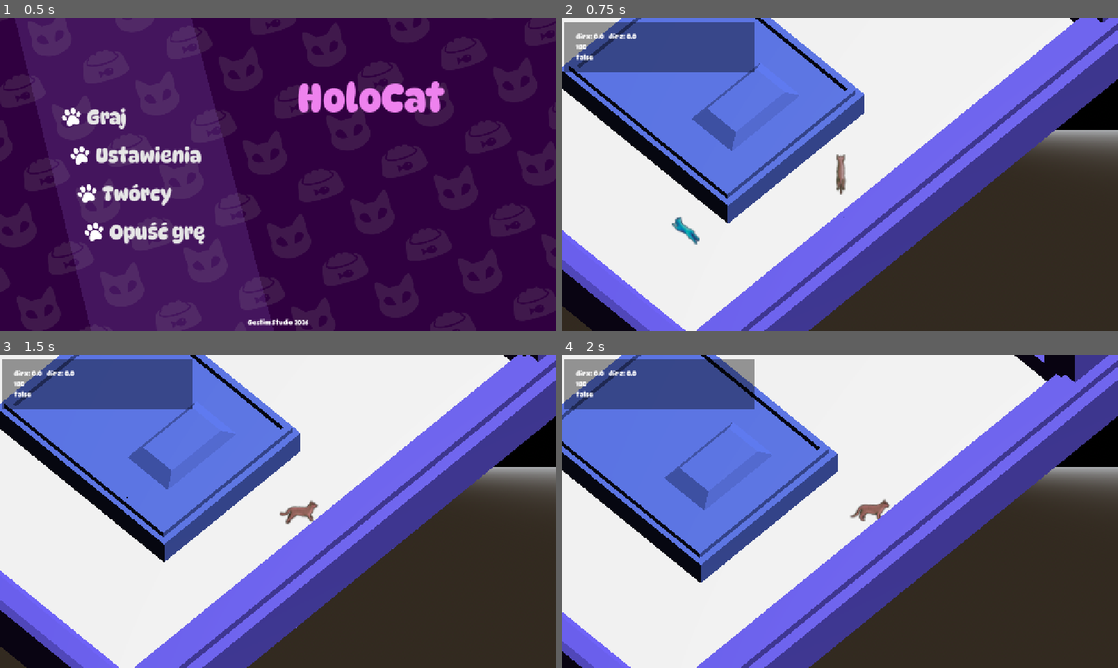
Above: before the commit, frames 1-4 (two rows, left to right).
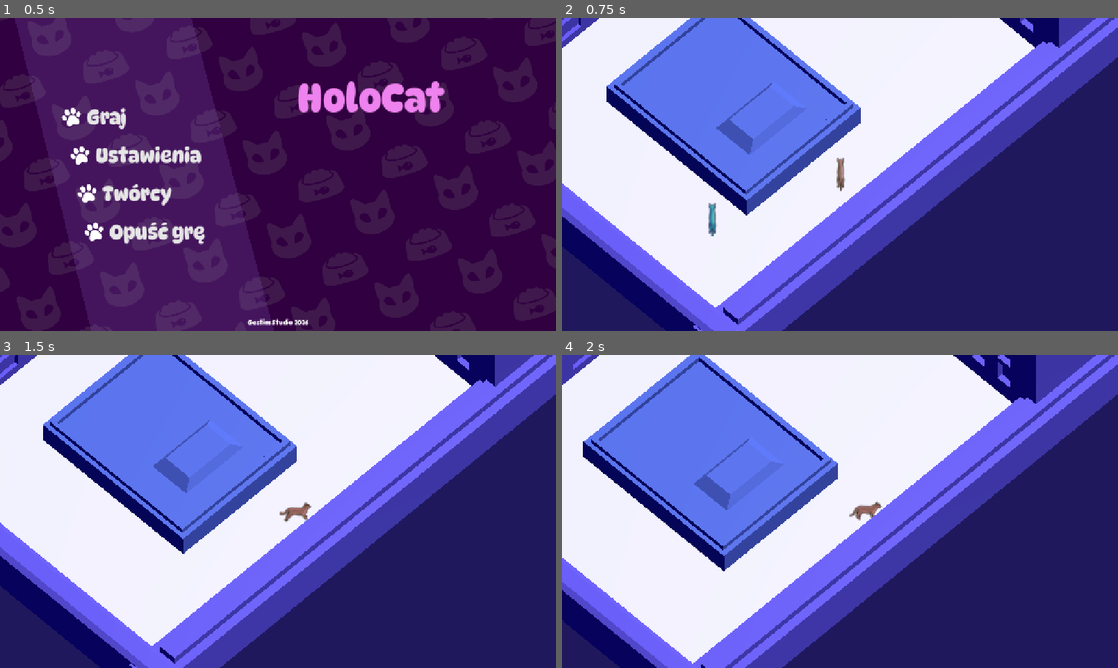
Above: after the commit, the same moments.

Repository: WeronikaKowalkowska/dnsgamejam
Game: Godot game, scene res://scenes/menu.tscn
Same seed, same stepped clock (60 frames per second), same inputs: the game is played once before the commit and once after it.
Inputs (mouse positions are in pixels of both pictures, inside the frame that each line leads up to):
- Up to frame 1 (0.5 s): no input
- Up to frame 2 (0.75 s): click "Graj" at 0.5 s
- Up to frame 3 (1.5 s): tap Enter (ui_accept) at 1.25 s; move the mouse to (400, 495) at 1.27 s; hold D (move_right) from 1.28 s (still down); tap E at 1.35 s; click (400, 495) at 1.42 s
- Up to frame 4 (2 s): keep holding D (move_right); tap Enter (ui_accept) at 1.52 s

Frame 1 is identical in both runs. In frame 2, 55% of the frame differs, in the area x 0-100%, y 0-100%; in frame 3, 54%; in frame 4, 53%.

Commit message:
Fixed dog animations

Diff:
--- a/assets/animal/Agent_dog.tscn
+++ b/assets/animal/Agent_dog.tscn
@@ -1,6 +1,250 @@
 [gd_scene format=3 uid="uid://buo81e5n6vmcr"]
 
 [ext_resource type="Script" uid="uid://b5fbihhn6isju" path="res://assets/scripts/agent_dog.gd" id="1_nnpdd"]
+[ext_resource type="Texture2D" uid="uid://bvvm6wrny18r5" path="res://assets/sprites/dog/dash/Warstwa_1e.png" id="2_n2imt"]
+[ext_resource type="Texture2D" uid="uid://b54tuufyv0ne2" path="res://assets/sprites/dog/dash/Klatka_2e.png" id="3_hirx1"]
+[ext_resource type="Texture2D" uid="uid://b064ygyithj1t" path="res://assets/sprites/dog/dash/Klatka_3e.png" id="4_e8kr7"]
+[ext_resource type="Texture2D" uid="uid://duamo70qxgyam" path="res://assets/sprites/dog/dash/Klatka_4e.png" id="5_dwhpr"]
+[ext_resource type="Texture2D" uid="uid://cc8s1dwqdygs8" path="res://assets/sprites/dog/dash/Warstwa_1n.png" id="6_hs533"]
+[ext_resource type="Texture2D" uid="uid://bmt48rbh7sioh" path="res://assets/sprites/dog/dash/Klatka_2n.png" id="7_u1661"]
+[ext_resource type="Texture2D" uid="uid://btao0o5i2irrt" path="res://assets/sprites/dog/dash/Klatka_3n.png" id="8_vtupl"]
+[ext_resource type="Texture2D" uid="uid://dxsuu2l0esh3n" path="res://assets/sprites/dog/dash/Klatka_4n.png" id="9_xl5yt"]
+[ext_resource type="Texture2D" uid="uid://dacf7brqwbys1" path="res://assets/sprites/dog/dash/Warstwa_1ne.png" id="10_yu3hk"]
+[ext_resource type="Texture2D" uid="uid://do4ipr685doso" path="res://assets/sprites/dog/dash/Klatka_2ne.png" id="11_3d06y"]
+[ext_resource type="Texture2D" uid="uid://b85jb33aaj5o1" path="res://assets/sprites/dog/dash/Klatka_3ne.png" id="12_au7pw"]
+[ext_resource type="Texture2D" uid="uid://cr2dy5nncl5rl" path="res://assets/sprites/dog/dash/Klatka_4ne.png" id="13_egh7g"]
+[ext_resource type="Texture2D" uid="uid://bml0hlerb1j44" path="res://assets/sprites/dog/dash/Warstwa_1nw.png" id="14_6wdrw"]
+[ext_resource type="Texture2D" uid="uid://m4af5cswxfml" path="res://assets/sprites/dog/dash/Klatka_2nw.png" id="15_5ghoy"]
+[ext_resource type="Texture2D" uid="uid://cysntjfv4upxq" path="res://assets/sprites/dog/dash/Klatka_3nw.png" id="16_n585b"]
+[ext_resource type="Texture2D" uid="uid://bfxkg0530sy3t" path="res://assets/sprites/dog/dash/Klatka_4nw.png" id="17_rssy8"]
+[ext_resource type="Texture2D" uid="uid://bdihv651rbinq" path="res://assets/sprites/dog/dash/Warstwa_1s.png" id="18_et2a8"]
+[ext_resource type="Texture2D" uid="uid://cwm4kcoxvjigm" path="res://assets/sprites/dog/dash/Klatka_2s.png" id="19_lqvh2"]
+[ext_resource type="Texture2D" uid="uid://d2yperfdgkmtl" path="res://assets/sprites/dog/dash/Wstawiono_obrazs.png" id="20_ie3m6"]
+[ext_resource type="Texture2D" uid="uid://lgi2r0wklrj5" path="res://assets/sprites/dog/dash/Klatka_3s.png" id="21_ttht0"]
+[ext_resource type="Texture2D" uid="uid://cei2l1bihc23d" path="res://assets/sprites/dog/dash/Warstwa_1se.png" id="22_6wdrw"]
+[ext_resource type="Texture2D" uid="uid://c7a1bh14p4ypp" path="res://assets/sprites/dog/dash/Klatka_2se.png" id="23_5ghoy"]
+[ext_resource type="Texture2D" uid="uid://cm0ja748p6wvd" path="res://assets/sprites/dog/dash/se.png" id="24_n585b"]
+[ext_resource type="Texture2D" uid="uid://du43ni05lvx7u" path="res://assets/sprites/dog/dash/Klatka_3se.png" id="25_rssy8"]
+[ext_resource type="Texture2D" uid="uid://cc55ixg57nswb" path="res://assets/sprites/dog/dash/Warstwa_1sw.png" id="26_5vool"]
+[ext_resource type="Texture2D" uid="uid://ckevoxd3k4hd8" path="res://assets/sprites/dog/dash/Klatka_2sw.png" id="27_m5mw6"]
+[ext_resource type="Texture2D" uid="uid://jbcq17nuyork" path="res://assets/sprites/dog/dash/Klatka_4sw.png" id="28_i8sun"]
+[ext_resource type="Texture2D" uid="uid://bcc1e32tocse" path="res://assets/sprites/dog/dash/Klatka_3sw.png" id="29_w2vmv"]
+[ext_resource type="Texture2D" uid="uid://dbkfyrhvw7p40" path="res://assets/sprites/dog/dash/Warstwa_1w.png" id="30_d283h"]
+[ext_resource type="Texture2D" uid="uid://byjpn5bn2dlve" path="res://assets/sprites/dog/dash/Klatka_2w.png" id="31_1vckl"]
+[ext_resource type="Texture2D" uid="uid://bame6ywd7dys7" path="res://assets/sprites/dog/dash/Klatka_4w.png" id="32_n3nep"]
+[ext_resource type="Texture2D" uid="uid://iwj11gfbuicl" path="res://assets/sprites/dog/dash/Klatka_3w.png" id="33_oq3nw"]
+[ext_resource type="Texture2D" uid="uid://mn84p2gvgphv" path="res://assets/sprites/dog/idle/DogE.png" id="34_iq7hc"]
+[ext_resource type="Texture2D" uid="uid://4uw0dbykvcro" path="res://assets/sprites/dog/idle/DogN.png" id="35_7wy3v"]
+[ext_resource type="Texture2D" uid="uid://c37jlbqqrxx6c" path="res://assets/sprites/dog/idle/DogNE.png" id="36_vvivf"]
+[ext_resource type="Texture2D" uid="uid://b1407mk3amobu" path="res://assets/sprites/dog/idle/DogNW.png" id="37_wu08r"]
+[ext_resource type="Texture2D" uid="uid://d4gy2n8sqi02y" path="res://assets/sprites/dog/idle/DogS.png" id="38_fshkl"]
+[ext_resource type="Texture2D" uid="uid://dyakjryg4vayt" path="res://assets/sprites/dog/idle/DogSE.png" id="39_f6u3w"]
+[ext_resource type="Texture2D" uid="uid://qwt07a0bmdlg" path="res://assets/sprites/dog/idle/DogSW.png" id="40_o606w"]
+[ext_resource type="Texture2D" uid="uid://bj7h2n0fmeb4w" path="res://assets/sprites/dog/idle/DogW.png" id="41_birnh"]
+[ext_resource type="Script" uid="uid://7n1pa2boebmg" path="res://assets/animal/dog_sprite.gd" id="42_7wy3v"]
+
+[sub_resource type="SpriteFrames" id="SpriteFrames_nnpdd"]
+animations = [{
+"frames": [{
+"duration": 1.0,
+"texture": ExtResource("2_n2imt")
+}, {
+"duration": 1.0,
+"texture": ExtResource("3_hirx1")
+}, {
+"duration": 1.0,
+"texture": ExtResource("5_dwhpr")
+}, {
+"duration": 1.0,
+"texture": ExtResource("4_e8kr7")
+}],
+"loop": 1,
+"name": &"dash_e",
+"speed": 12.0
+}, {
+"frames": [{
+"duration": 1.0,
+"texture": ExtResource("6_hs533")
+}, {
+"duration": 1.0,
+"texture": ExtResource("7_u1661")
+}, {
+"duration": 1.0,
+"texture": ExtResource("8_vtupl")
+}, {
+"duration": 1.0,
+"texture": ExtResource("9_xl5yt")
+}],
+"loop": 1,
+"name": &"dash_n",
+"speed": 12.0
+}, {
+"frames": [{
+"duration": 1.0,
+"texture": ExtResource("10_yu3hk")
+}, {
+"duration": 1.0,
+"texture": ExtResource("11_3d06y")
+}, {
+"duration": 1.0,
+"texture": ExtResource("13_egh7g")
+}, {
+"duration": 1.0,
+"texture": ExtResource("12_au7pw")
+}],
+"loop": 1,
+"name": &"dash_ne",
+"speed": 12.0
+}, {
+"frames": [{
+"duration": 1.0,
+"texture": ExtResource("14_6wdrw")
+}, {
+"duration": 1.0,
+"texture": ExtResource("16_n585b")
+}, {
+"duration": 1.0,
+"texture": ExtResource("15_5ghoy")
+}, {
+"duration": 1.0,
+"texture": ExtResource("17_rssy8")
+}],
+"loop": 1,
+"name": &"dash_nw",
+"speed": 12.0
+}, {
+"frames": [{
+"duration": 1.0,
+"texture": ExtResource("18_et2a8")
+}, {
+"duration": 1.0,
+"texture": ExtResource("19_lqvh2")
+}, {
+"duration": 1.0,
+"texture": ExtResource("20_ie3m6")
+}, {
+"duration": 1.0,
+"texture": ExtResource("21_ttht0")
+}],
+"loop": 1,
+"name": &"dash_s",
+"speed": 12.0
+}, {
+"frames": [{
+"duration": 1.0,
+"texture": ExtResource("22_6wdrw")
+}, {
+"duration": 1.0,
+"texture": ExtResource("23_5ghoy")
+}, {
+"duration": 1.0,
+"texture": ExtResource("24_n585b")
+}, {
+"duration": 1.0,
+"texture": ExtResource("25_rssy8")
+}],
+"loop": 1,
+"name": &"dash_se",
+"speed": 12.0
+}, {
+"frames": [{
+"duration": 1.0,
+"texture": ExtResource("26_5vool")
+}, {
+"duration": 1.0,
+"texture": ExtResource("27_m5mw6")
+}, {
+"duration": 1.0,
+"texture": ExtResource("28_i8sun")
+}, {
+"duration": 1.0,
+"texture": ExtResource("29_w2vmv")
+}],
+"loop": 1,
+"name": &"dash_sw",
+"speed": 12.0
+}, {
+"frames": [{
+"duration": 1.0,
+"texture": ExtResource("30_d283h")
+}, {
+"duration": 1.0,
+"texture": ExtResource("31_1vckl")
+}, {
+"duration": 1.0,
+"texture": ExtResource("32_n3nep")
+}, {
+"duration": 1.0,
+"texture": ExtResource("33_oq3nw")
+}],
+"loop": 1,
+"name": &"dash_w",
+"speed": 12.0
+}, {
+"frames": [{
+"duration": 1.0,
+"texture": ExtResource("34_iq7hc")
+}],
+"loop": 1,
+"name": &"idle_e",
+"speed": 5.0
+}, {
+"frames": [{
+"duration": 1.0,
+"texture": ExtResource("35_7wy3v")
+}],
+"loop": 1,
+"name": &"idle_n",
+"speed": 5.0
+}, {
+"frames": [{
+"duration": 1.0,
+"texture": ExtResource("36_vvivf")
+}],
+"loop": 1,
+"name": &"idle_ne",
+"speed": 5.0
+}, {
+"frames": [{
+"duration": 1.0,
+"texture": ExtResource("37_wu08r")
+}],
+"loop": 1,
+"name": &"idle_nw",
+"speed": 5.0
+}, {
+"frames": [{
+"duration": 1.0,
+"texture": ExtResource("38_fshkl")
+}],
+"loop": 1,
+"name": &"idle_s",
+"speed": 5.0
+}, {
+"frames": [{
+"duration": 1.0,
+"texture": ExtResource("39_f6u3w")
+}],
+"loop": 1,
+"name": &"idle_se",
+"speed": 5.0
+}, {
+"frames": [{
+"duration": 1.0,
+"texture": ExtResource("40_o606w")
+}],
+"loop": 1,
+"name": &"idle_sw",
+"speed": 5.0
+}, {
+"frames": [{
+"duration": 1.0,
+"texture": ExtResource("41_birnh")
+}],
+"loop": 1,
+"name": &"idle_w",
+"speed": 5.0
+}]
 
 [sub_resource type="ShaderMaterial" id="ShaderMaterial_s6cs2"]
 
@@ -47,7 +291,15 @@
 [node name="CharacterBody3D" type="CharacterBody3D" unique_id=727850767]
 script = ExtResource("1_nnpdd")
 
+[node name="DogSprite" type="AnimatedSprite3D" parent="." unique_id=50610951]
+transform = Transform3D(1.25, 0, 0, 0, 1.25, 0, 0, 0, 1.25, 0, 0, 0)
+billboard = 1
+sprite_frames = SubResource("SpriteFrames_nnpdd")
+animation = &"idle_nw"
+script = ExtResource("42_7wy3v")
+
 [node name="MeshInstance3D" type="MeshInstance3D" parent="." unique_id=158913400]
+visible = false
 mesh = SubResource("CapsuleMesh_swaa2")
 
 [node name="MeshInstance3D" type="MeshInstance3D" parent="MeshInstance3D" unique_id=282892011]
--- /dev/null
+++ b/assets/animal/dog_sprite.gd
@@ -0,0 +1,36 @@
+extends AnimatedSprite3D
+
+var is_moving: bool = false
+var last_direction: float = 0.0
+var previous_position: Vector3
+
+func _ready() -> void:
+	previous_position = global_position
+
+func _physics_process(delta: float) -> void:
+	var current_speed: float = global_position.distance_to(previous_position) / delta
+	is_moving = current_speed > 0.01
+	previous_position = global_position
+
+	if is_moving:
+		last_direction = rad_to_deg(global_rotation.y)
+
+	var direction: float = last_direction
+	var animation_prefix: String = "dash_" if is_moving else "idle_"
+
+	if direction > -22.5 and direction <= 22.5:
+		play(animation_prefix + "ne")
+	elif direction > 22.5 and direction <= 67.5:
+		play(animation_prefix + "n")
+	elif direction > 67.5 and direction <= 112.5:
+		play(animation_prefix + "nw")
+	elif direction > 112.5 and direction <= 157.5:
+		play(animation_prefix + "w")
+	elif direction > 157.5 or direction <= -157.5:
+		play(animation_prefix + "sw")
+	elif direction > -157.5 and direction <= -112.5:
+		play(animation_prefix + "s")
+	elif direction > -112.5 and direction <= -67.5:
+		play(animation_prefix + "se")
+	elif direction > -67.5 and direction <= -22.5:
+		play(animation_prefix + "e")
--- a/assets/scripts/agent_dog.gd
+++ b/assets/scripts/agent_dog.gd
@@ -190,5 +190,6 @@
 		_on_velocity_computed(new_velocity)
 
 
+
 func _on_velocity_computed(safe_velocity: Vector3) -> void:
 	global_position = global_position.move_toward(global_position + safe_velocity, movement_delta)
--- a/scenes/main.gd
+++ b/scenes/main.gd
@@ -1,6 +1,25 @@
 extends Node3D
 
+@onready var micha_area: Area3D = $Micha/MichaArea
+const CATTY = preload('uid://c12njkgc8i5vr')
 
 # Called when the node enters the scene tree for the first time.
 func _ready() -> void:
 	Scenes.current_scene = "main"
+
+	play_gameplay_music()
+
+	micha_area.body_entered.connect(_on_body_entered)
+
+func _on_body_entered(body: Node3D) -> void:
+	if body is CharacterBody3D:
+		get_tree().call_deferred("change_scene_to_file", Scenes.MENU_FILE)
+
+func play_gameplay_music() -> void:
+	await get_tree().create_timer(1).timeout
+	Audio.current_music = CATTY
+	Audio.play_music()
+
+func _exit_tree() -> void:
+	Audio.current_music = null
+	Audio.stop_music()
--- a/scenes/main.tscn
+++ b/scenes/main.tscn
@@ -96,6 +96,7 @@
 [ext_resource type="Texture2D" uid="uid://cxa43swsowotc" path="res://assets/sprites/spectre_cat/dash/Klatka_2w.png" id="79_83607"]
 [ext_resource type="Texture2D" uid="uid://6onw3r3fa6yl" path="res://assets/sprites/spectre_cat/dash/Klatka_3w.png" id="80_vny5k"]
 [ext_resource type="Texture2D" uid="uid://d18t2j7ya21t" path="res://assets/sprites/spectre_cat/dash/Klatka_4w.png" id="81_8lcmr"]
+[ext_resource type="PackedScene" uid="uid://deqe8ykh2k5ii" path="res://assets/models/MichaZZarciem.fbx" id="97_673bd"]
 
 [sub_resource type="StyleBoxFlat" id="StyleBoxFlat_y6deb"]
 bg_color = Color(0, 0, 0, 0.49803922)
@@ -104,18 +105,9 @@
 corner_radius_bottom_right = 16
 corner_radius_bottom_left = 16
 
-[sub_resource type="ProceduralSkyMaterial" id="ProceduralSkyMaterial_sgp6g"]
-sky_horizon_color = Color(0.66224277, 0.6717428, 0.6867428, 1)
-sky_curve = 0.04019157
-sky_energy_multiplier = 0.0
-ground_horizon_color = Color(0.66224277, 0.6717428, 0.6867428, 1)
-
-[sub_resource type="Sky" id="Sky_0wfyh"]
-sky_material = SubResource("ProceduralSkyMaterial_sgp6g")
-
 [sub_resource type="Environment" id="Environment_0wfyh"]
-background_mode = 2
-sky = SubResource("Sky_0wfyh")
+background_mode = 1
+background_color = Color(0.12318372, 0.09510297, 0.365275, 1)
 
 [sub_resource type="WorldBoundaryShape3D" id="WorldBoundaryShape3D_15n48"]
 
@@ -558,6 +550,10 @@
 }
 point_count = 6
 
+[sub_resource type="CylinderShape3D" id="CylinderShape3D_gtd1r"]
+height = 0.24719238
+radius = 0.25
+
 [node name="Main" type="Node3D" unique_id=1048634786]
 script = ExtResource("1_jkv2x")
 
@@ -565,15 +561,10 @@
 script = ExtResource("1_choun")
 
 [node name="QuitPrompt" parent="GUI" unique_id=2141659490 instance=ExtResource("3_eb6dy")]
-
-[node name="ColorRect" type="ColorRect" parent="GUI" unique_id=805500418]
-offset_left = 6.0
-offset_top = 10.0
-offset_right = 442.0
-offset_bottom = 124.0
-color = Color(0, 0, 0, 0.39215687)
+visible = false
 
 [node name="Debug" type="MarginContainer" parent="GUI" unique_id=472331366]
+visible = false
 offset_right = 40.0
 offset_bottom = 40.0
 theme_override_constants/margin_left = 32
@@ -656,15 +647,15 @@
 shape = SubResource("WorldBoundaryShape3D_15n48")
 
 [node name="Camera3D" type="Camera3D" parent="." unique_id=1223964158]
-transform = Transform3D(0.7071068, -0.5770964, 0.40860707, 0, 0.5778576, 0.8161376, -0.7071068, -0.5770964, 0.40860707, 8.389073, 7.4877424, 7.2156544)
+transform = Transform3D(0.70710677, -0.5770964, 0.40860704, 0, 0.5778576, 0.8161376, -0.70710677, -0.5770964, 0.40860704, 8.389073, 7.4877424, 7.2156544)
 cull_mask = 1048567
 projection = 1
-size = 10.0
+size = 12.0
 script = ExtResource("5_jkv2x")
 
 [node name="KotCharacterBody3D" type="CharacterBody3D" parent="." unique_id=644475014 groups=["catAlive"]]
 transform = Transform3D(0.99999994, 0, 0, 0, 1, 0, 0, 0, 1, 9.03474, 0.5773463, 2.3115363)
-collision_layer = 5
+collision_layer = 2053
 collision_mask = 2
 axis_lock_linear_y = true
 script = ExtResource("2_choun")
@@ -679,7 +670,7 @@
 animation = &"dash_ne"
 
 [node name="KotDuchCharacterBody3D" type="CharacterBody3D" parent="." unique_id=933195050 groups=["catSpectre"]]
-transform = Transform3D(1, 0, 0, 0, 0.9999999, 0, 0, 0, 1.0000001, 7.0380735, 0.7234764, 7.261724)
+transform = Transform3D(1, 0, 0, 0, 0.9999999, 0, 0, 0, 1.0000001, 7.0380735, 0.5378493, 7.261724)
 collision_layer = 4
 collision_mask = 2
 script = ExtResource("4_ya4ey")
@@ -692,8 +683,7 @@
 transform = Transform3D(1, 0, 0, 0, 1, 0, 0, 0, 1.0000001, 0, 0, 0)
 billboard = 1
 sprite_frames = SubResource("SpriteFrames_augu2")
-animation = &"dash_nw"
-frame_progress = 0.92575306
+animation = &"idle_n"
 
 [node name="NavigationAgent3D" type="NavigationAgent3D" parent="KotDuchCharacterBody3D" unique_id=1646519035]
 
@@ -764,11 +754,18 @@
 vertices = PackedVector3Array(-11.884724, 0, -12.328873, -12.62565, 0, 11.747886, 12.883987, 0, 11.626556, 12.812683, 0, -12.255276)
 affect_navigation_mesh = true
 
-[node name="Miska" type="StaticBody3D" parent="." unique_id=791910013]
-transform = Transform3D(0.91521746, 0, 0, 0, 1, 0, 0, 0, 1, -0.38928032, 0, 0)
-
-[node name="Node3D" type="Node3D" parent="Miska" unique_id=1765341879]
-
 [node name="Path3D" type="Path3D" parent="." unique_id=69274219]
 transform = Transform3D(1, 0, 0, 0, 1, 0, 0, 0, 1, -7.2093697, 0, -6.1942897)
 curve = SubResource("Curve3D_85g3d")
+
+[node name="Micha" parent="." unique_id=963131759 instance=ExtResource("97_673bd")]
+transform = Transform3D(3, 0, 0, 0, 3, 0, 0, 0, 3, -7.4462337, 1.3113022e-08, -4.454154)
+
+[node name="MichaArea" type="Area3D" parent="Micha" unique_id=20281287]
+collision_layer = 512
+collision_mask = 2048
+monitorable = false
+
+[node name="CollisionShape3D" type="CollisionShape3D" parent="Micha/MichaArea" unique_id=864823935]
+transform = Transform3D(1, 0, 0, 0, 1, 0, 0, 0, 1, 0, 0.123107895, 0)
+shape = SubResource("CylinderShape3D_gtd1r")
--- a/scripts/KotDuchScript.gd
+++ b/scripts/KotDuchScript.gd
@@ -190,29 +190,20 @@
 	else:
 		if vec_to_angle > -112.5 and vec_to_angle <= -67.5:
 			sprite_3d.play('dash_e')
-			print("dupa_e")
 		if vec_to_angle > -67.5 and vec_to_angle <= -22.5:
 			sprite_3d.play('dash_se')
-			print("dupa_se")
 		if vec_to_angle > -22.5 and vec_to_angle <= 22.5:
 			sprite_3d.play('dash_s')
-			print("dupa_s")
 		if vec_to_angle > 22.5 and vec_to_angle <= 67.5:
 			sprite_3d.play('dash_sw')
-			print("dupa_sw")
 		if vec_to_angle > 67.5 and vec_to_angle <= 112.5:
 			sprite_3d.play('dash_w')
-			print("dupa_w")
 		if vec_to_angle > 112.5 and vec_to_angle <= 134 or vec_to_angle > -225 and vec_to_angle <= -202.5 :
 			sprite_3d.play('dash_nw')
-
-			print("dupa_nw")
 		if vec_to_angle > -202.5 and vec_to_angle <= -157.5:
 			sprite_3d.play('dash_n')
-			print("dupa_n")
 		if vec_to_angle > -157.5 and vec_to_angle <= -112.5:
 			sprite_3d.play('dash_ne')
-			print("dupa_e")
 
 	target_velocity.x = direction.x * speed
 	target_velocity.z = direction.z * speed
--- a/scripts/KotLiveScript.gd
+++ b/scripts/KotLiveScript.gd
@@ -22,17 +22,12 @@
 	# Wykrywanie nacisniecia przycisku
 	if Input.is_action_pressed("move_back"):
 		direction.x += 1
-		print("back")
-		print(direction.x)
 	if Input.is_action_pressed("move_forward"):
 		direction.x -= 1
-		print("forward")
 	if Input.is_action_pressed("move_left"):
 		direction.z += 1
-		print("left")
 	if Input.is_action_pressed("move_right"):
 		direction.z -= 1
-		print("right")
 
 	var vec_to_angle: int = round(rad_to_deg(Vector2(direction.x, direction.z).angle()))
 
@@ -86,7 +81,6 @@
 	if direction != Vector3.ZERO:
 		direction = direction.normalized() # Gracz nie bedzie przyspieszał idąc po przekatnej
 		direction = direction.rotated(Vector3.UP, deg_to_rad(-45))
-		print(direction.z)
 
 
 
Not shown, added: assets/animal/dog_sprite.gd.uid
Not shown, changed: assets/audio/MainTheme2.mp3.import
Not shown, added: assets/audio/catty.mp3.import
Binary file added: assets/sprites/dog/dash/Klatka_2e.png
Not shown, added: assets/sprites/dog/dash/Klatka_2e.png.import
Binary file added: assets/sprites/dog/dash/Klatka_2n.png
Not shown, added: assets/sprites/dog/dash/Klatka_2n.png.import
Binary file added: assets/sprites/dog/dash/Klatka_2ne.png
Not shown, added: assets/sprites/dog/dash/Klatka_2ne.png.import
Binary file added: assets/sprites/dog/dash/Klatka_2nw.png
Not shown, added: assets/sprites/dog/dash/Klatka_2nw.png.import
Binary file added: assets/sprites/dog/dash/Klatka_2s.png
(and 73 more such lines)
